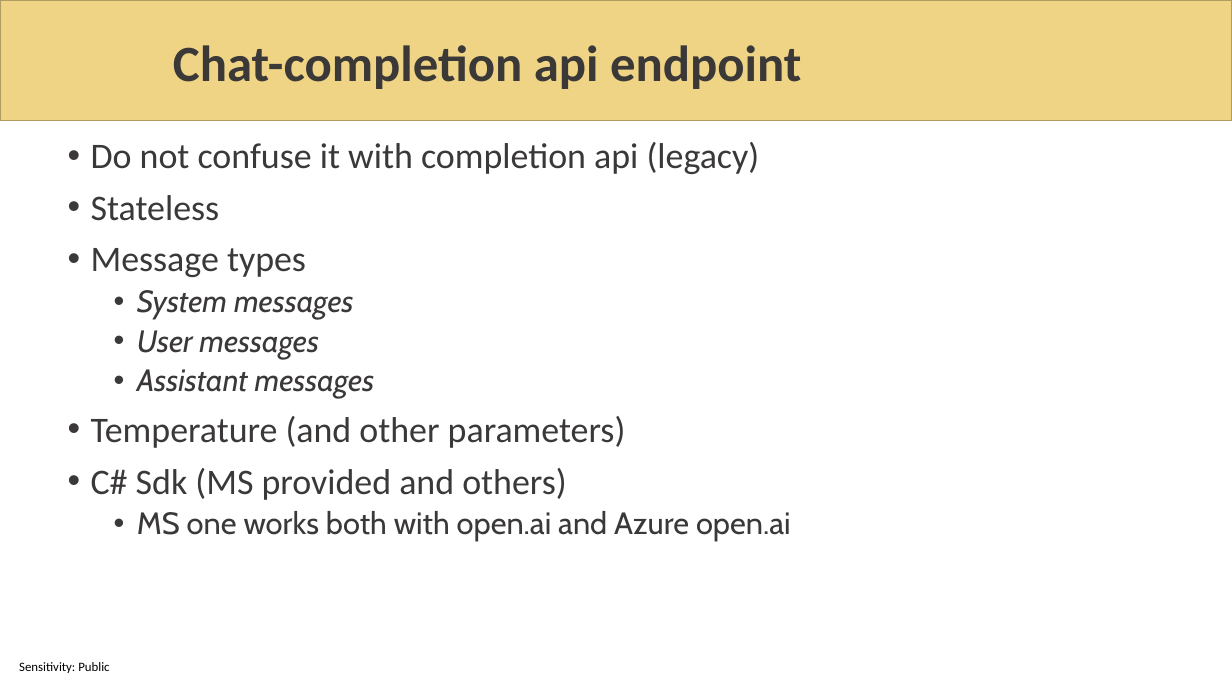
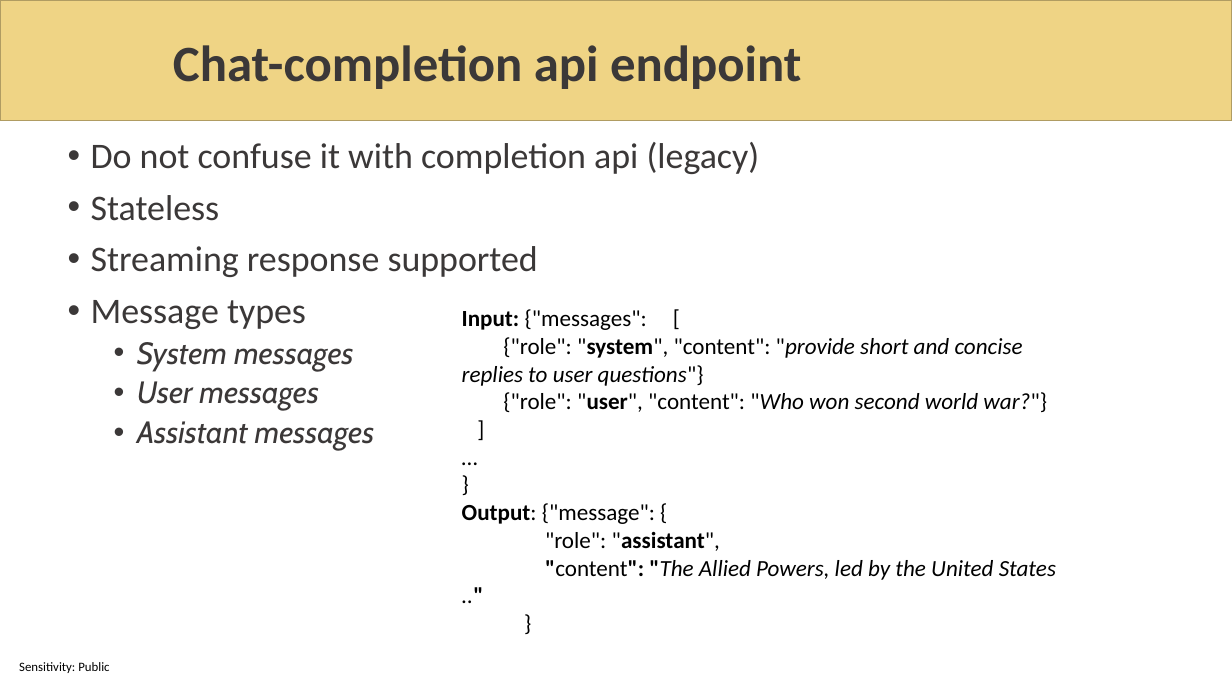
Before and after one commit to sabbadino/AzureDay2023Torino, a slide deck: slide 6 of sessions/room1_15_30/azure-day-ChatBot.pptx. Drawn at 1232x693 pixels with LibreOffice and Linux fonts; fonts in the diff are those of the drawing; background and template pictures are left out. Boxes give left, top, right and bottom in pixels: in the first picture for what was removed or moved away, otherwise in the second. Text is boxed around its words. In the diff, an @@ line names an element or a change of style, - is before the commit and + after.

Commit message:
chnage system message and update slides

```diff
--- a/sessions/room1_15_30/azure-day-ChatBot.pptx
+++ b/sessions/room1_15_30/azure-day-ChatBot.pptx
@@ text at (91,246,538,277): paragraph added @@
+• Streaming response supported
@@ text added at (462,309,1056,580), 18 pt, text #000000 @@
+Input: {"messages": [
+{"role": "system", "content": "provide short and concise replies to user questions"}
+{"role": "user", "content": "Who won second world war?"}
+]
+…
+}
+Output: {"message": {
+"role": "assistant",
+"content": "The Allied Powers, led by the United States .."
+}
@@ text at (91,416,791,541): paragraphs removed @@
-• Temperature (and other parameters)
-• C# Sdk (MS provided and others)
-  • MS one works both with open.ai and Azure open.ai
```
Also in this commit, not shown: 9 other slides changed, 2 slides added, 3 slides removed, 1 other file.
